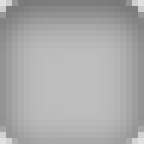
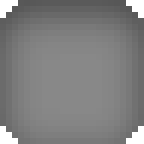
Layer changes from the first w=144, h=144 image to the second:
added layer "Shadow" above "Background" over (x1=0, y1=0, x2=144, y2=144)
renamed "Cumulus (DEBUG) - Opera" to "Background", painted on it over (x1=0, y1=0, x2=144, y2=144)
